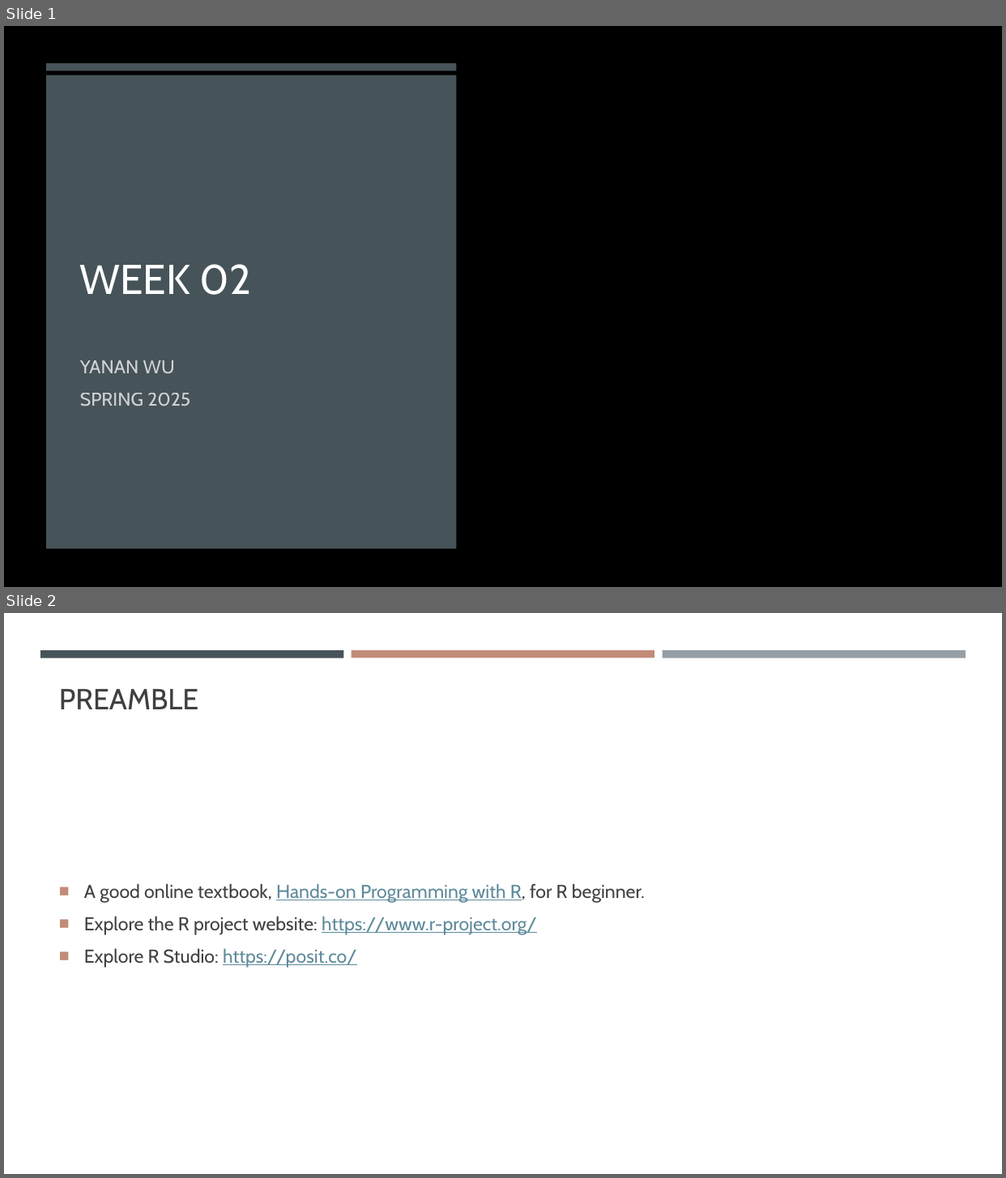
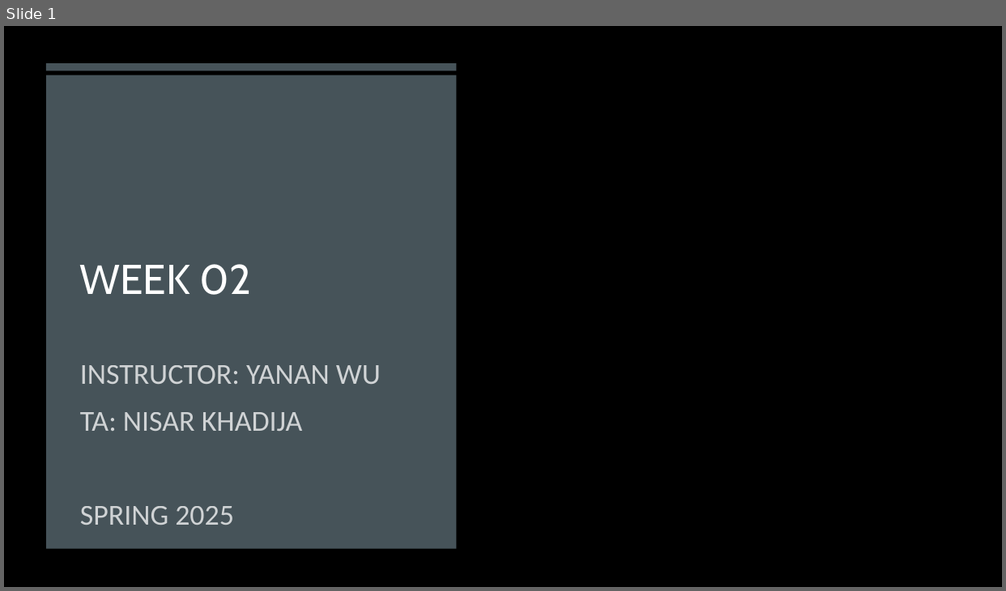
Before and after one commit to gisynw/geog-247, a slide deck: docs/Lectures/Week02/Week02_Intro.pptx. Shown one above the other, each under a label of ours: slides 1 and 2 before the commit, slide 1 after it. The pictures are 1006x1178 and 1006x591 pixels, drawn with LibreOffice and Linux fonts; fonts in the diff are those of the drawing; background and template pictures are left out. Boxes give left, top, right and bottom in pixels: in the first picture for what was removed or moved away, otherwise in the second. Text is boxed around its words. In the diff, an @@ line names an element or a change of style, - is before the commit and + after.

```diff
--- a/docs/Lectures/Week02/Week02_Intro.pptx
+++ b/docs/Lectures/Week02/Week02_Intro.pptx
@@ slide 2 removed at (4,613,1002,1174), background #FFFFFF @@
@@ rectangle removed at (40,650,344,658) @@
@@ rectangle removed at (351,650,654,658) @@
@@ rectangle removed at (662,650,965,658) @@
@@ title removed at (59,689,198,709) @@
-PREAMBLE
@@ text removed at (84,884,645,968) @@
-■ A good online textbook, Hands-on Programming with R, for R beginner.
-■ Explore the R project website: https://www.r-project.org/
-■ Explore R Studio: https://posit.co/
@@ slide 1 changed as well @@
@@ subtitle at (80,365,381,431): text changed; size 18 to 28 pt; font Cabin to Calibri @@
-YANAN WU
+INSTRUCTOR: YANAN WU
+TA: NISAR KHADIJA
@@ subtitle at (80,506,234,525): size 18 to 28 pt, font Cabin to Calibri in "SPRING 2025"; more space between paragraphs @@
```
Also in this commit, not shown: 4 other slides removed, 5 other files.
